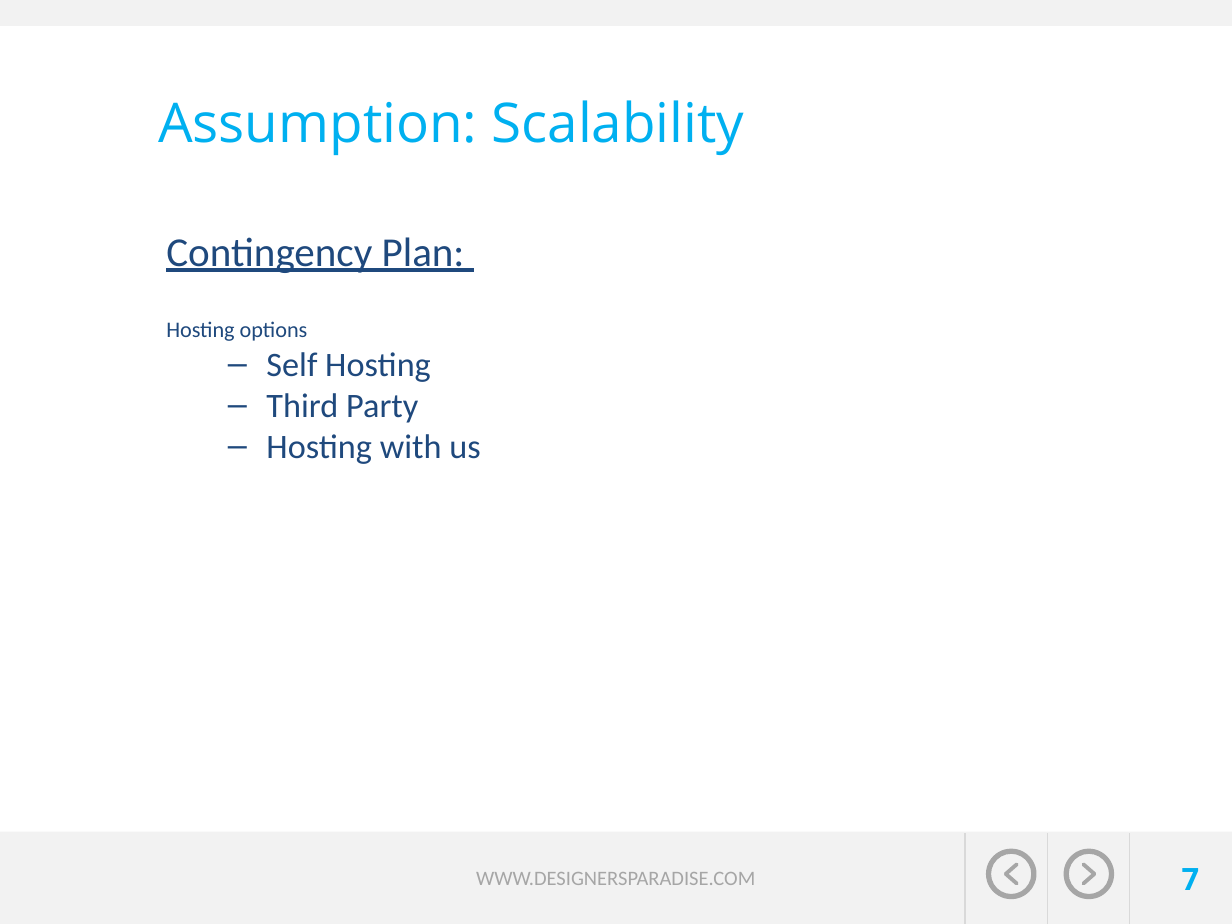
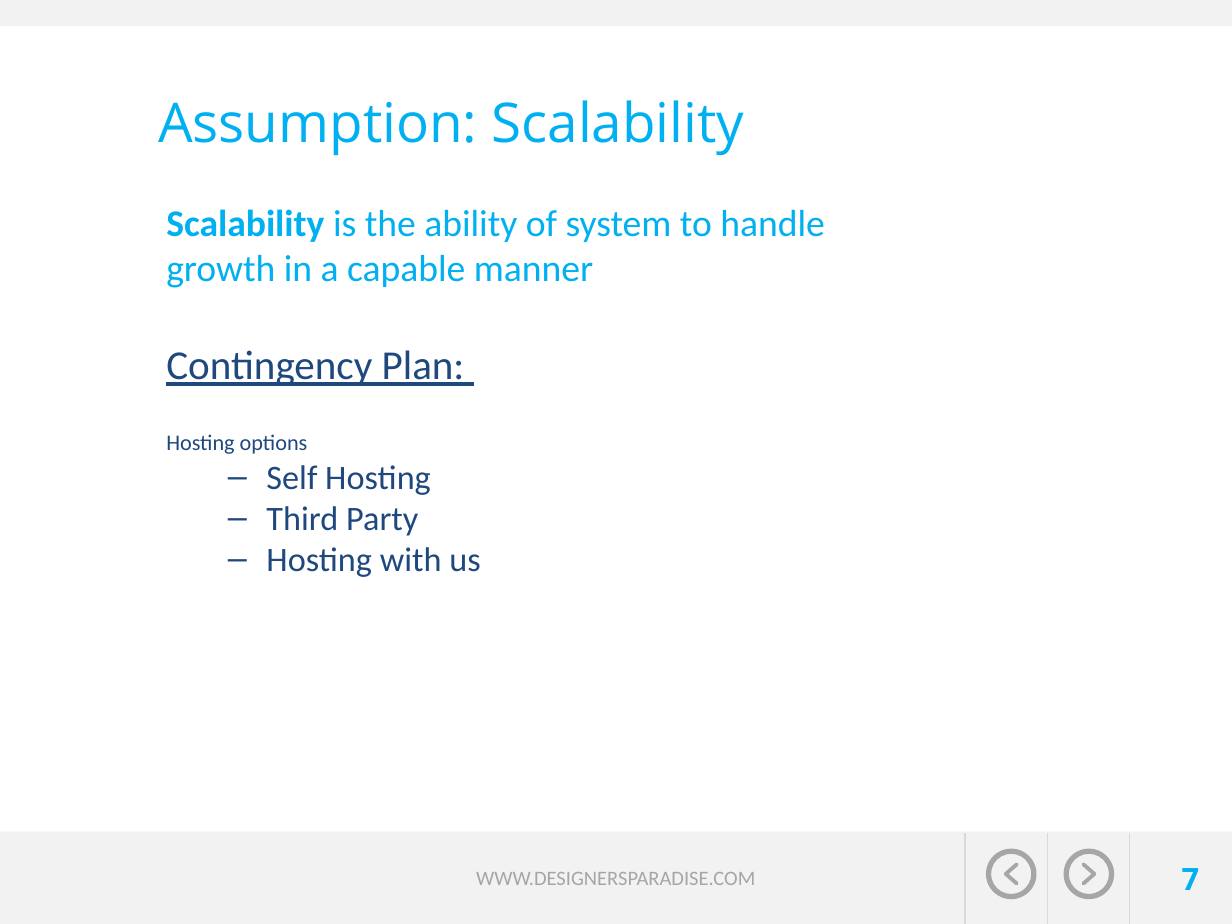
Before and after one commit to jvector-solutions/SAIT-OOSD-Team5, a slide deck: slide 7 of presentation/Travel expert presentation_Group5-John-Megha-Brian-Mahmood.pptx. Drawn at 1232x924 pixels with LibreOffice and Linux fonts; fonts in the diff are those of the drawing; background and template pictures are left out. Boxes give left, top, right and bottom in pixels: in the first picture for what was removed or moved away, otherwise in the second. Text is boxed around its words. In the diff, an @@ line names an element or a change of style, - is before the commit and + after.

Commit message:
Updated presentation

```diff
--- a/presentation/Travel expert presentation_Group5-John-Megha-Brian-Mahmood.pptx
+++ b/presentation/Travel expert presentation_Group5-John-Megha-Brian-Mahmood.pptx
@@ text "Scalability is the ability of ...": place and size @@
-text "Scalability is the ability of ..." at bbox=[166, 237, 480, 464]
+text "Scalability is the ability of ..." at bbox=[166, 209, 824, 577]
@@ text at bbox=[166, 209, 824, 288]: paragraph added @@
+Scalability is the ability of system to handle growth in a capable manner
```
